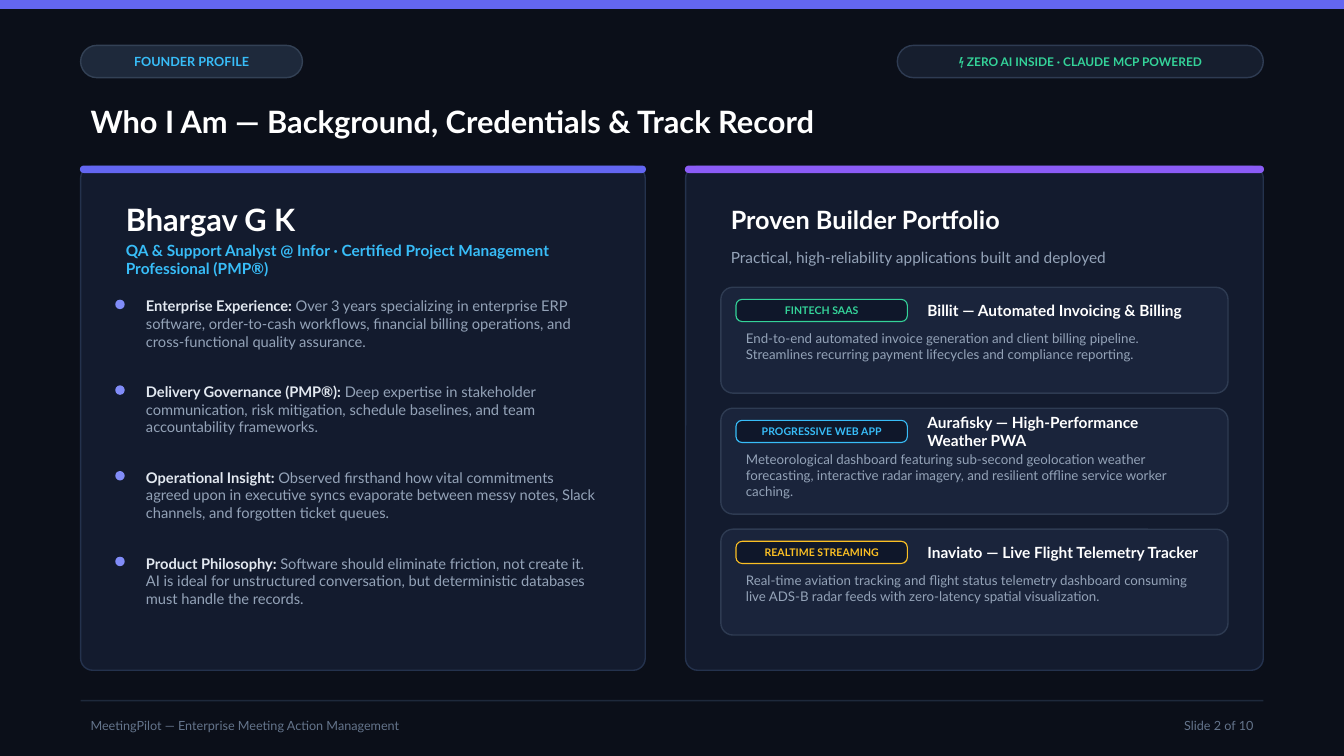
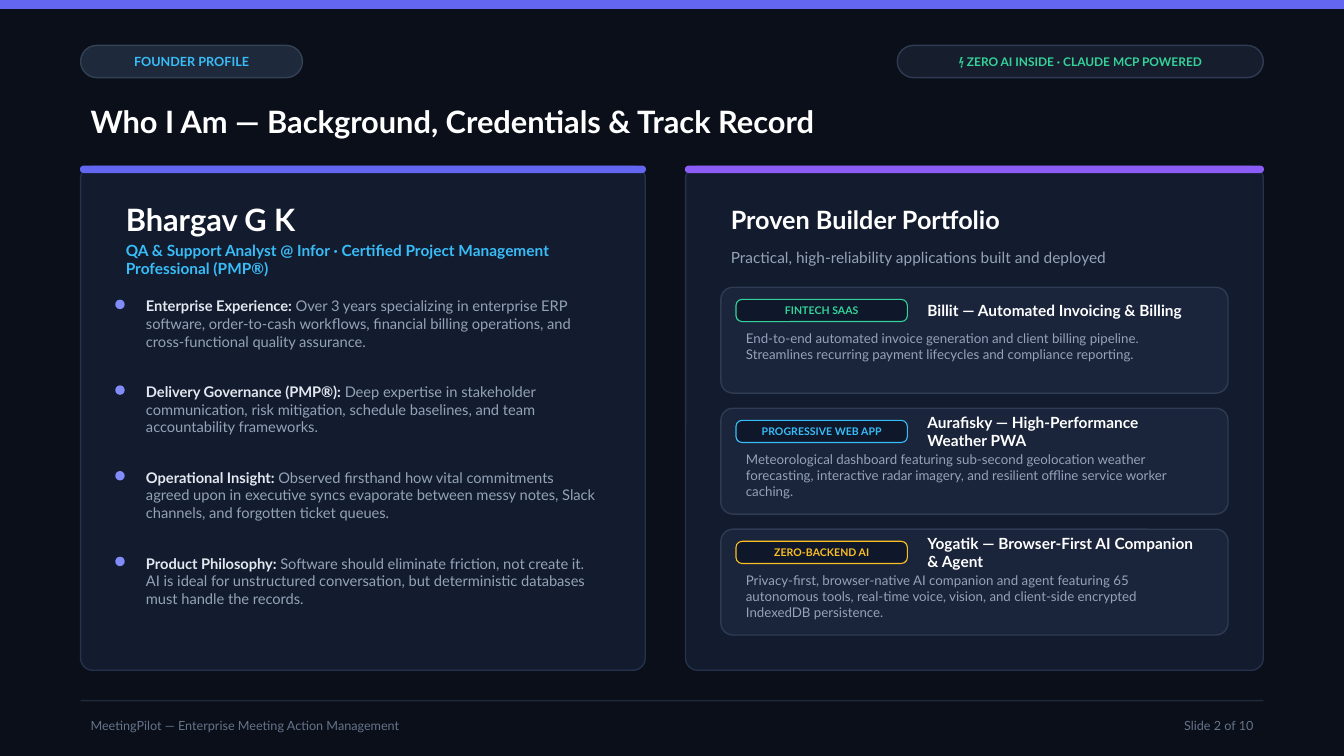
Before and after one commit to applicationmanifester/MeetingPilot, a slide deck: slide 2 of MeetingPilot_Pitch_Deck.pptx. Drawn at 1344x756 pixels with LibreOffice and Linux fonts; fonts in the diff are those of the drawing. Boxes give left, top, right and bottom in pixels: in the first picture for what was removed or moved away, otherwise in the second. Text is boxed around its words. In the diff, an @@ line names an element or a change of style, - is before the commit and + after.

Commit message:
refactor: replace Inaviato with Yogatik AI Companion across pitch decks and documentation

```diff
--- a/MeetingPilot_Pitch_Deck.pptx
+++ b/MeetingPilot_Pitch_Deck.pptx
@@ text at <box>927,537,1194,570</box>: text changed @@
-Inaviato — Live Flight Telemetry Tracker
+Yogatik — Browser-First AI Companion & Agent
@@ text at <box>774,548,869,556</box>: text changed @@
-REALTIME STREAMING
+ZERO-BACKEND AI
@@ text at <box>746,575,1137,619</box>: text changed @@
-Real-time aviation tracking and flight status telemetry dashboard consuming live ADS-B radar feeds with zero-latency spatial visualization.
+Privacy-first, browser-native AI companion and agent featuring 65 autonomous tools, real-time voice, vision, and client-side encrypted IndexedDB persistence.
```
Also in this commit, not shown: 4 other files.
